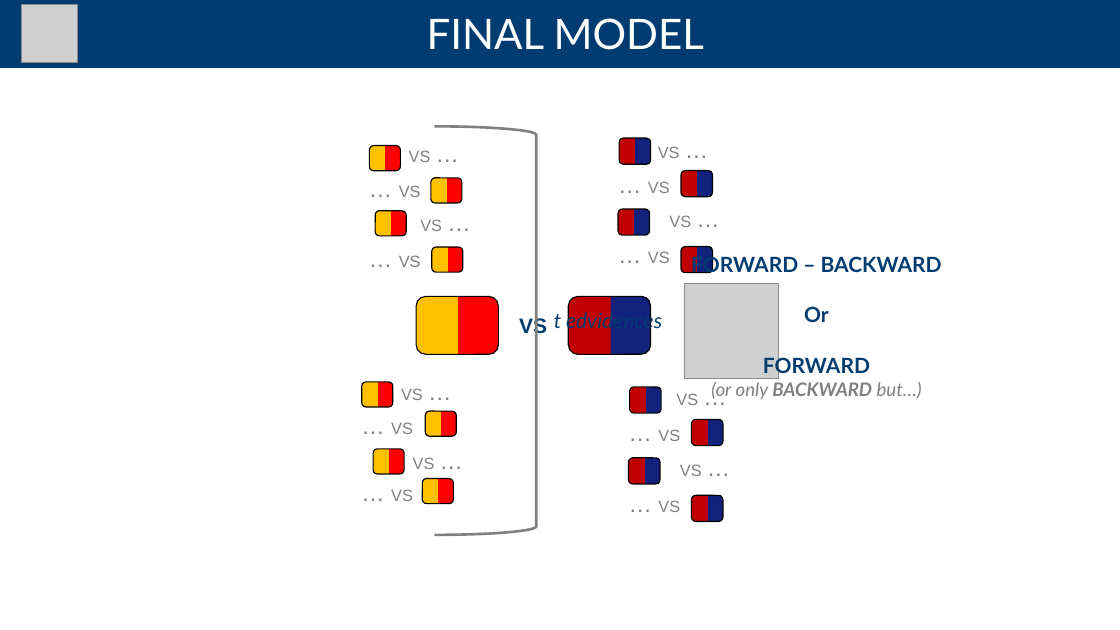
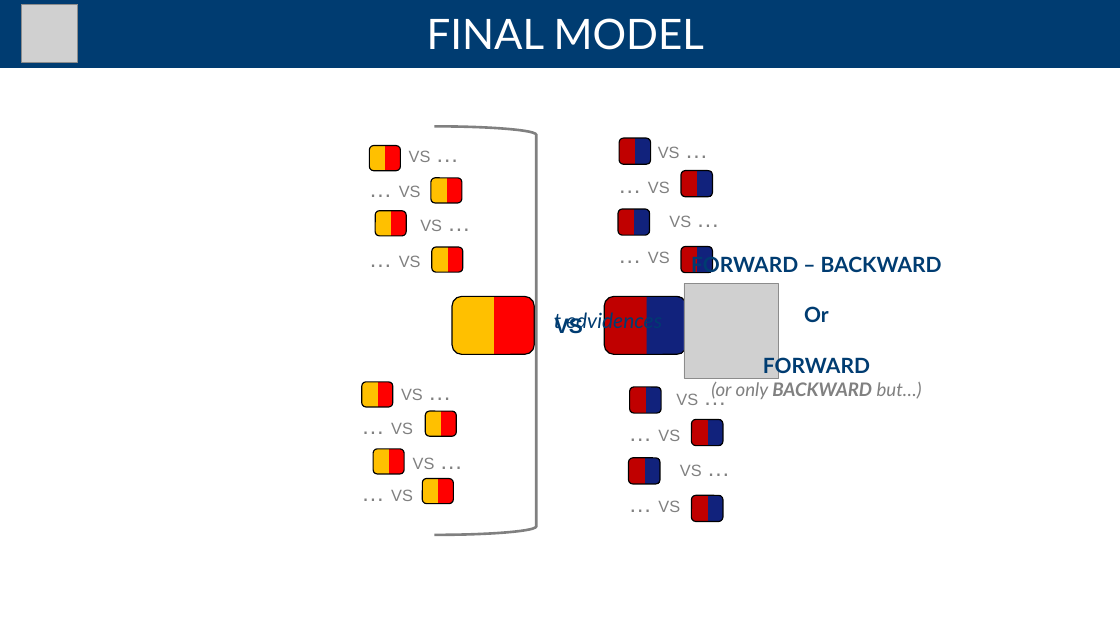
Before and after one commit to andreaTufo/FootballBettingDetectionSystem, a slide deck: slide 14 of presentation/presentation.pptx (slide 11 before the commit). Drawn at 1120x630 pixels with LibreOffice and Linux fonts; fonts in the diff are those of the drawing; grey boxes stand for pictures. Boxes give left, top, right and bottom in pixels: in the first picture for what was removed or moved away, otherwise in the second. Text is boxed around its words. In the diff, an @@ line names an element or a change of style, - is before the commit and + after.

```diff
--- a/presentation/presentation.pptx
+++ b/presentation/presentation.pptx
@@ 2 rounded rectangles, 1 text moved together from (x1=416, y1=297, x2=651, y2=355) to (x1=452, y1=297, x2=686, y2=355) @@
```
Also in this commit, not shown: 8 other slides changed, 5 slides added, 3 slides removed.
